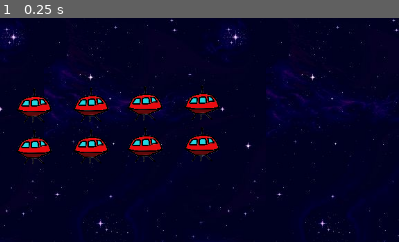
Above: before the commit, frame 1.
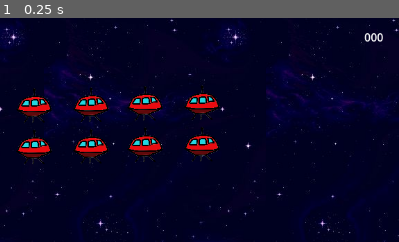
Above: after the commit, the same moment.

Repository: YuriyPogodilov/SpaceInvaders
Game: Godot game, scene res://levels/map.tscn
The game is run twice, just before and just after one commit, with the same random seed, the same clock (stepped at 60 frames per second) and the same inputs.
Inputs:
- Up to frame 1 (0.25 s): no input
The pictures show only the part of the screen within x 50-100%, y 0-50%; the shares and areas given below are measured in that part.

The runs differ from the first frame. In frame 1, 0.1% of the frame differs, in the area x 91-96%, y 6-11%.

Commit message:
Added scores

Diff:
--- a/enemies/ufo_1.gd
+++ b/enemies/ufo_1.gd
@@ -1,8 +1,16 @@
 extends CharacterBody2D
+
+signal onEnemyKilled
 
 var health = 2
 
 func take_damage():
 	health -= 1
 	if health <= 0:
-		queue_free()
+		die()
+
+
+func die():
+	# TODO: spawn explosion
+	onEnemyKilled.emit()
+	queue_free()
--- a/enemies/ufo_1.tscn
+++ b/enemies/ufo_1.tscn
@@ -7,7 +7,7 @@
 radius = 70.0
 height = 224.0
 
-[node name="UFO_1" type="CharacterBody2D"]
+[node name="UFO_1" type="CharacterBody2D" groups=["Enemies"]]
 scale = Vector2(0.2, 0.2)
 collision_layer = 2
 collision_mask = 3
--- a/levels/map.gd
+++ b/levels/map.gd
@@ -1 +1,12 @@
 class_name Game extends Node2D
+
+var score = 0
+
+func _ready():
+	var enemies = get_tree().get_nodes_in_group("Enemies")
+	for E in enemies:
+		E.connect("onEnemyKilled", increase_score)
+
+func increase_score():
+	score += 1
+	%ScoreLabel.text = "%03d" % score
--- a/levels/map.tscn
+++ b/levels/map.tscn
@@ -614,17 +614,34 @@
 [node name="Game" type="Node2D"]
 script = ExtResource("1_ibjqk")
 
-[node name="Spaceship" parent="." instance=ExtResource("1_nsegh")]
-position = Vector2(589, 608)
-
-[node name="CanvasLayer" type="CanvasLayer" parent="."]
+[node name="Background" type="CanvasLayer" parent="."]
 layer = -1
 
-[node name="TileMap" type="TileMap" parent="CanvasLayer"]
+[node name="TileMap" type="TileMap" parent="Background"]
 tile_set = SubResource("TileSet_e2rcc")
 format = 2
 layer_0/tile_data = PackedInt32Array(0, 0, 0, 65536, 0, 1, 131072, 0, 2, 196608, 0, 3, 262144, 0, 4, 327680, 0, 5, 3932 …(96947 unchanged characters)…
 
+[node name="GUI" type="CanvasLayer" parent="."]
+
+[node name="ScoreLabel" type="Label" parent="GUI"]
+unique_name_in_owner = true
+anchors_preset = 1
+anchor_left = 1.0
+anchor_right = 1.0
+offset_left = -56.0
+offset_top = 16.0
+offset_right = -16.0
+offset_bottom = 39.0
+grow_horizontal = 0
+size_flags_horizontal = 4
+text = "000"
+horizontal_alignment = 1
+vertical_alignment = 1
+
+[node name="Spaceship" parent="." instance=ExtResource("1_nsegh")]
+position = Vector2(589, 608)
+
 [node name="UFO_1" parent="." instance=ExtResource("4_kvc5q")]
 position = Vector2(305, 125)
 
--- a/spaceship/bullet.gd
+++ b/spaceship/bullet.gd
@@ -6,9 +6,12 @@
 	position += Vector2.UP * SPEED * delta
 
 	# Destroy if out of screen
-	if global_position.y < -10:
+	var view_port = get_viewport_rect()
+	if (global_position.x < view_port.position.x ||
+		global_position.x > view_port.end.x ||
+		global_position.y < view_port.position.y ||
+		global_position.y > view_port.end.y):
 		queue_free()
-
 
 
 func _on_body_entered(body):
--- a/spaceship/bullet.tscn
+++ b/spaceship/bullet.tscn
@@ -10,7 +10,7 @@
 top_level = true
 scale = Vector2(0.1, 0.1)
 collision_layer = 0
-collision_mask = 2
+collision_mask = 0
 script = ExtResource("1_pivtf")
 
 [node name="Bullet" type="Sprite2D" parent="."]
--- a/spaceship/spaceship.gd
+++ b/spaceship/spaceship.gd
@@ -1,4 +1,4 @@
-class_name Spacesheep extends CharacterBody2D
+class_name Spaceship extends CharacterBody2D
 
 @export_range(50, 1000, 50) var SPEED = 350
 @export_range(0.1, 3.0, 0.1) var SHOOTING_COOLDOWN = 0.5
@@ -6,7 +6,8 @@
 var is_on_shooting_cooldown = false
 
 func _physics_process(delta):
-	var direction = Input.get_vector("move_left", "move_right", "move_up", "move_down")
+	var direction = Input.get_vector(
+		"move_left", "move_right", "move_up", "move_down")
 	velocity = direction * SPEED
 
 	var view_port = get_viewport_rect()
@@ -25,8 +26,11 @@
 	is_on_shooting_cooldown = true
 	%ShootingCooldown.start(SHOOTING_COOLDOWN)
 
+	# TODO: spawn shooting effect
+	# TODO: play shooting sound
 	const BULLET = preload("res://spaceship/bullet.tscn")
 	var new_bullet = BULLET.instantiate()
+	new_bullet.set_collision_mask_value(2, true)
 	new_bullet.global_position = %ShootingPoint.global_position
 	%ShootingPoint.add_child(new_bullet)
 
